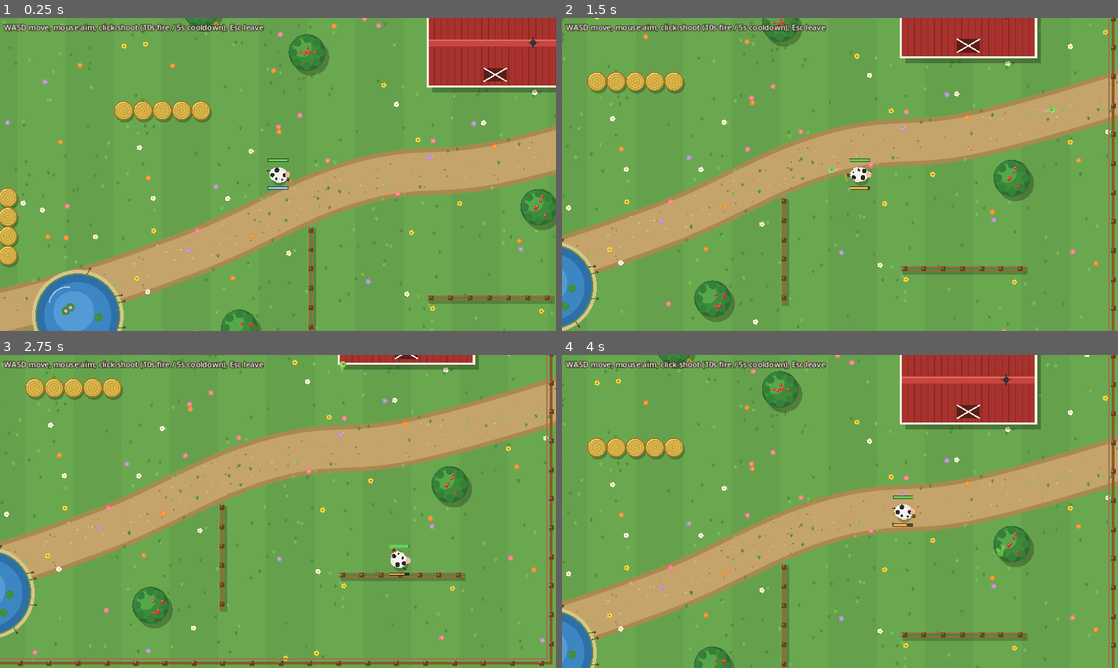
Above: before the commit, frames 1-4 (two rows, left to right).
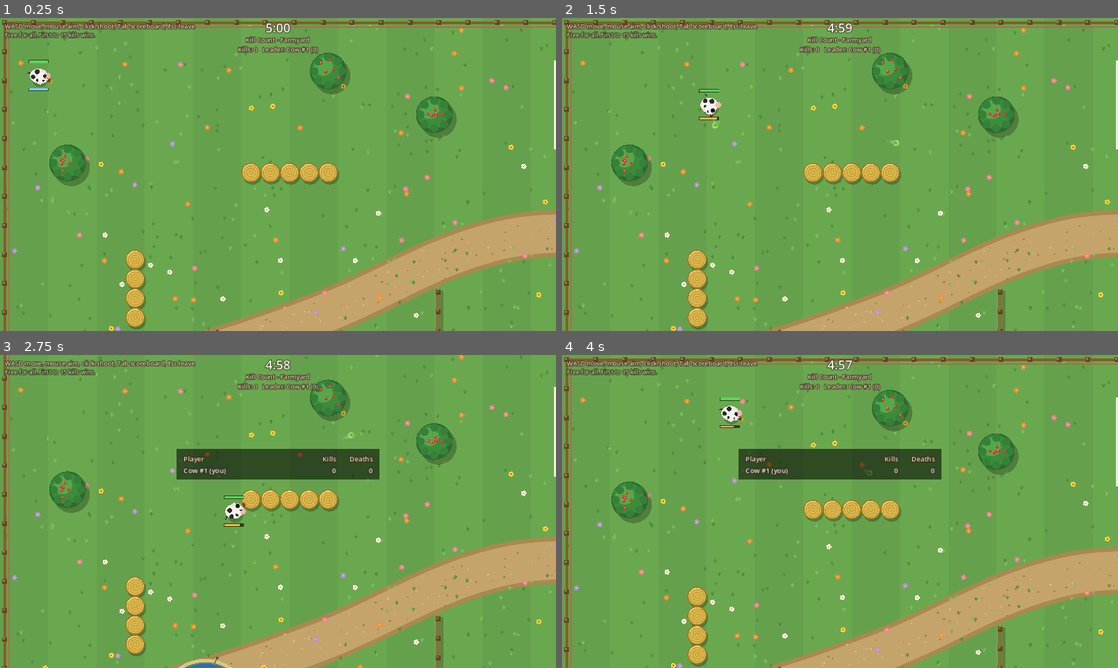
Above: after the commit, the same moments.

Repository: PandaTwoxx/PandaPewPew
Game: Godot game, scene res://scenes/game.tscn
Two runs of this game, one before a commit and one after it. Both use one fixed random seed, a clock stepped at 60 frames per second and the inputs below. This scene is started directly instead of the project's main scene.
Inputs (mouse positions are in pixels of both pictures, inside the frame that each line leads up to):
- Up to frame 1 (0.25 s): no input
- Up to frame 2 (1.5 s): tap Enter at 0.5 s; move the mouse to (962, 158) at 0.52 s; hold D (move_right) 0.53-1.28 s; hold Tab 0.53-1.28 s; click (962, 158) at 0.67 s; move the mouse to (728, 190) at 1.27 s; hold S (move_down) from 1.28 s (still down); tap Tab at 1.35 s; click (728, 190) at 1.42 s
- Up to frame 3 (2.75 s): move the mouse to (333, 442) at 2.02 s; release S (move_down) at 2.03 s; hold D (move_right) from 2.03 s (still down); hold Tab from 2.03 s (still down); click (333, 442) at 2.17 s
- Up to frame 4 (4 s): move the mouse to (812, 574) at 2.77 s; release D (move_right) at 2.78 s; release Tab at 2.78 s; hold W (move_up) 2.78-3.53 s; tap Tab at 2.85 s; click (812, 574) at 2.92 s; move the mouse to (1006, 558) at 3.52 s; hold A (move_left) from 3.53 s (still down); hold Tab from 3.53 s (still down); click (1006, 558) at 3.67 s

The runs differ from the first frame. In frame 1, 41% of the frame differs, in the area x 0-100%, y 0-100%; in frame 2, 39%; in frame 3, 39%; in frame 4, 45%.

Commit message:
feat: server-authoritative respawning, teams and match flow
Replaces client-side take_damage with game.hit_player(); per-player state
(health, team, alive, kills, deaths, flag) is replicated via a server-owned
StateSync so late joiners receive it.

Co-Authored-By: Claude Sonnet 5.5 <noreply@anthropic.com>

Diff:
--- a/scenes/player.tscn
+++ b/scenes/player.tscn
@@ -13,6 +13,29 @@
 properties/1/spawn = true
 properties/1/replication_mode = 1
 
+[sub_resource type="SceneReplicationConfig" id="4"]
+properties/0/path = NodePath(".:health")
+properties/0/spawn = true
+properties/0/replication_mode = 2
+properties/1/path = NodePath(".:team")
+properties/1/spawn = true
+properties/1/replication_mode = 2
+properties/2/path = NodePath(".:alive")
+properties/2/spawn = true
+properties/2/replication_mode = 2
+properties/3/path = NodePath(".:shielded")
+properties/3/spawn = true
+properties/3/replication_mode = 2
+properties/4/path = NodePath(".:carrying")
+properties/4/spawn = true
+properties/4/replication_mode = 2
+properties/5/path = NodePath(".:kills")
+properties/5/spawn = true
+properties/5/replication_mode = 2
+properties/6/path = NodePath(".:deaths")
+properties/6/spawn = true
+properties/6/replication_mode = 2
+
 [node name="Player" type="CharacterBody2D"]
 script = ExtResource("1")
 
@@ -21,3 +44,6 @@
 
 [node name="MultiplayerSynchronizer" type="MultiplayerSynchronizer" parent="."]
 replication_config = SubResource("3")
+
+[node name="StateSync" type="MultiplayerSynchronizer" parent="."]
+replication_config = SubResource("4")
--- a/scripts/bullet.gd
+++ b/scripts/bullet.gd
@@ -67,7 +67,7 @@
 
 func _on_body_entered(body: Node) -> void:
 	if body is CharacterBody2D:
-		if body.name.to_int() == shooter:
+		# The game decides: shooter and teammates are passed through, everyone else absorbs the bullet.
+		if not get_parent().get_parent().hit_player(body, shooter, DAMAGE):
 			return
-		body.take_damage.rpc(DAMAGE)
 	queue_free()
--- a/scripts/game.gd
+++ b/scripts/game.gd
@@ -1,12 +1,31 @@
 extends Node2D
-## Arena. The server spawns players and bullets; MultiplayerSpawners replicate them.
+## Arena. The server runs the match (spawning, damage, respawns, mode rules); MultiplayerSpawners
+## and the replicated MatchState carry the results to clients. Map and mode come from Net on the
+## server and are sent to each client when it joins.
 
 const PLAYER_SCENE := preload("res://scenes/player.tscn")
 const BULLET_SCENE := preload("res://scenes/bullet.tscn")
-const ARENA := Rect2(0, 0, 1600, 900)
 const SPLAT := preload("res://scripts/splat.gd")
-
-var _blocked: Array[Rect2] = []
+const MapDefs := preload("res://scripts/map_defs.gd")
+const ModeDefs := preload("res://scripts/mode_defs.gd")
+const MatchStateScript := preload("res://scripts/match_state.gd")
+const Objectives := preload("res://scripts/objectives.gd")
+const Hud := preload("res://scripts/hud.gd")
+
+const RESPAWN_DELAY := 3.0
+const SPAWN_SHIELD := 2.0
+const END_DELAY := 8.0  ## seconds the result is shown before the next match starts
+
+var map_id := ""
+var mode_id := ""
+var map := {}
+var arena := Rect2(0, 0, 1600, 900)
+var state: Node
+var mode: RefCounted  ## server only
+var hud: CanvasLayer
+
+var _time_left := 0.0
+var _end_left := 0.0
 
 @onready var players: Node2D = $Players
 @onready var bullets: Node2D = $Bullets
@@ -19,18 +38,26 @@
 	player_spawner.spawn_function = _make_player
 	bullet_spawner.spawn_function = _make_bullet
 	RenderingServer.set_default_clear_color(Color("#4a7c3a"))
-	_build_field()
-	_build_walls()
-	_build_hud()
+
+	state = MatchStateScript.new()
+	state.name = "MatchState"
+	add_child(state)
+	hud = Hud.new()
+	hud.game = self
+	add_child(hud)
 	multiplayer.server_disconnected.connect(_to_menu)
 
 	if multiplayer.is_server():
+		# Clients only receive match state once they have told us their scene is ready.
+		state.sync.public_visibility = false
 		multiplayer.peer_disconnected.connect(_remove_player)
+		_load_map(Net.map_id, Net.mode_id)
+		_start_match()
 		if not Net.dedicated:
 			_add_player(1)
 	else:
-		# Ask for a player only once this scene exists, so the spawn path resolves.
-		_request_spawn.rpc_id(1)
+		# Ask to join only once this scene exists, so the spawn path resolves.
+		_request_join.rpc_id(1)
 
 
 func _unhandled_input(event: InputEvent) -> void:
@@ -43,37 +70,202 @@
 	get_tree().change_scene_to_file(Net.MENU_SCENE)
 
 
+func _physics_process(delta: float) -> void:
+	if not multiplayer.is_server() or mode == null:
+		return
+	if state.phase == state.PLAYING:
+		_time_left -= delta
+		state.time_left = maxi(ceili(_time_left), 0)
+		if _time_left <= 0.0:
+			mode.on_time_up()
+		else:
+			mode.tick(delta)
+	else:
+		_end_left -= delta
+		if _end_left <= 0.0:
+			_start_match()
+
+
+# --- Joining -----------------------------------------------------------------
+
 @rpc("any_peer", "reliable")
-func _request_spawn() -> void:
-	if multiplayer.is_server():
-		_add_player(multiplayer.get_remote_sender_id())
+func _request_join() -> void:
+	if not multiplayer.is_server():
+		return
+	var id := multiplayer.get_remote_sender_id()
+	_init_client.rpc_id(id, map_id, mode_id)
+	state.sync.set_visibility_for(id, true)
+	_add_player(id)
+
+
+@rpc("authority", "reliable")
+func _init_client(new_map: String, new_mode: String) -> void:
+	_load_map(new_map, new_mode)
 
 
 func _add_player(id: int) -> void:
 	if players.has_node(str(id)):
 		return
-	player_spawner.spawn({"id": id, "pos": random_spawn_point()})
+	var team := _next_team()
+	player_spawner.spawn({"id": id, "pos": pick_spawn(team, id), "team": team})
 
 
 func _remove_player(id: int) -> void:
 	var p := players.get_node_or_null(str(id))
 	if p:
+		if mode:
+			mode.on_player_removed(p)
 		p.queue_free()
 
 
-func random_spawn_point() -> Vector2:
-	var p := Vector2.ZERO
-	for i in 30:
-		p = Vector2(randf_range(100, ARENA.size.x - 100), randf_range(100, ARENA.size.y - 100))
-		var ok := true
-		for r in _blocked:
-			if r.grow(30).has_point(p):
-				ok = false
-				break
-		if ok:
-			break
+## Smaller team gets the next player (random on ties); -1 in free-for-all modes.
+func _next_team() -> int:
+	if not ModeDefs.uses_teams(mode_id):
+		return -1
+	var counts := [0, 0]
+	for p in players_list():
+		if p.team >= 0:
+			counts[p.team] += 1
+	if counts[0] == counts[1]:
+		return randi() % 2
+	return 0 if counts[0] < counts[1] else 1
+
+
+func _make_player(data: Dictionary) -> Node:
+	var p := PLAYER_SCENE.instantiate()
+	p.name = str(data.id)
+	p.position = data.pos
+	p.team = data.team
 	return p
 
+
+# --- Match flow (server) -----------------------------------------------------
+
+func _start_match() -> void:
+	mode = ModeDefs.create(mode_id, self)
+	mode.setup()
+	_time_left = mode.time_limit
+	_end_left = 0.0
+	state.time_left = ceili(_time_left)
+	state.winner = -1
+	state.phase = state.PLAYING
+	for p in players_list():
+		p.kills = 0
+		p.deaths = 0
+		p.carrying = false
+		_respawn(p)
+
+
+## winner: team index (team modes) or peer id (free-for-all); -2 = draw.
+func end_match(winner: int) -> void:
+	if state.phase == state.ENDED:
+		return
+	state.winner = winner
+	state.phase = state.ENDED
+	_end_left = END_DELAY
+
+
+## Server: applies a bullet hit. Returns false when the bullet should pass through
+## (the shooter themself or a teammate), true when it is absorbed.
+func hit_player(victim: Node, shooter_id: int, amount: int) -> bool:
+	if victim.name.to_int() == shooter_id:
+		return false
+	var shooter := get_player(shooter_id)
+	if shooter and victim.team >= 0 and shooter.team == victim.team:
+		return false
+	if not victim.alive or victim.shielded or state.phase != state.PLAYING:
+		return true
+	victim.health -= amount
+	if victim.health <= 0:
+		_kill(victim, shooter)
+	return true
+
+
+func _kill(victim: Node, killer: Node) -> void:
+	victim.health = 0
+	victim.alive = false
+	victim.deaths += 1
+	if killer:
+		killer.kills += 1
+	mode.on_kill(victim, killer)
+	announce("%s eliminated %s" % [killer.display_name() if killer else "Someone", victim.display_name()],
+		killer.team if killer else -1)
+	get_tree().create_timer(RESPAWN_DELAY).timeout.connect(_respawn_id.bind(victim.name.to_int()))
+
+
+func _respawn_id(id: int) -> void:
+	var p := get_player(id)
+	if p and not p.alive and state.phase == state.PLAYING:
+		_respawn(p)
+
+
+func _respawn(p: Node) -> void:
+	var pos := pick_spawn(p.team, p.name.to_int())
+	p.health = p.MAX_HEALTH
+	p.alive = true
+	p.shielded = true
+	p.position = pos
+	p.reset_gun()
+	p.respawn_at.rpc_id(p.name.to_int(), pos)
+	get_tree().create_timer(SPAWN_SHIELD).timeout.connect(_drop_shield.bind(p.name.to_int()))
+
+
+func _drop_shield(id: int) -> void:
+	var p := get_player(id)
+	if p:
+		p.shielded = false
+
+
+## Picks the team spawn farthest from living enemies (any spawn in free-for-all).
+func pick_spawn(team: int, for_id: int = 0) -> Vector2:
+	var spawns: Array = map.spawns
+	var pts: Array = Array(spawns[team]) if team >= 0 else Array(spawns[0]) + Array(spawns[1])
+	var threats: Array[Vector2] = []
+	for p in players_list():
+		if p.alive and p.name.to_int() != for_id and (team < 0 or p.team != team):
+			threats.append(p.global_position)
+	var best: Vector2 = pts[randi() % pts.size()]
+	var best_d := -1.0
+	for pt in pts:
+		var d := INF
+		for t in threats:
+			d = minf(d, pt.distance_to(t))
+		d += randf() * 150.0  # break ties and avoid always using the same spot
+		if d > best_d:
+			best_d = d
+			best = pt
+	return best
+
+
+# --- Queries -----------------------------------------------------------------
+
+func players_list() -> Array:
+	return players.get_children()
+
+
+func get_player(id: int) -> Node:
+	return players.get_node_or_null(str(id))
+
+
+func local_player() -> Node:
+	return get_player(multiplayer.get_unique_id())
+
+
+func team_name(team: int) -> String:
+	return ModeDefs.TEAM_NAMES[team]
+
+
+## Server: shows `text` in every peer's feed, tinted with `team`'s colour (-1 = white).
+func announce(text: String, team: int = -1) -> void:
+	_announce.rpc(text, team)
+
+
+@rpc("authority", "call_local", "reliable")
+func _announce(text: String, team: int) -> void:
+	hud.push_feed(text, ModeDefs.team_color(team))
+
+
+# --- Spawning / world --------------------------------------------------------
 
 func splat(pos: Vector2, color: Color) -> void:
 	var s := Node2D.new()
@@ -83,13 +275,6 @@
 	add_child(s)
 
 
-func _make_player(data: Dictionary) -> Node:
-	var p := PLAYER_SCENE.instantiate()
-	p.name = str(data.id)
-	p.position = data.pos
-	return p
-
-
 ## Server-only: fire a bullet from `pos` along `dir`.
 func spawn_bullet(pos: Vector2, dir: Vector2, shooter: int) -> void:
 	bullet_spawner.spawn({"pos": pos, "dir": dir, "shooter": shooter})
@@ -103,9 +288,29 @@
 	return b
 
 
+func _load_map(new_map: String, new_mode: String) -> void:
+	if not map.is_empty():
+		return
+	map_id = new_map if MapDefs.has_map(new_map) else MapDefs.ORDER[0]
+	mode_id = new_mode if ModeDefs.has_mode(new_mode) else ModeDefs.ORDER[0]
+	map = MapDefs.get_map(map_id)
+	arena = Rect2(Vector2.ZERO, map.size)
+	_build_field()
+	_build_walls()
+	for layer in ["ground", "air"]:
+		var o := Objectives.new()
+		o.game = self
+		o.layer = layer
+		add_child(o)
+	for p in players_list():
+		p.apply_arena()
+
+
 func _build_field() -> void:
 	var f := Node2D.new()
 	f.set_script(preload("res://scripts/field.gd"))
+	f.size = arena.size
+	f.theme_def = map.theme
 	add_child(f)
 
 
@@ -113,20 +318,14 @@
 	var t := 20.0
 	# Invisible boundary colliders just outside the visible fence.
 	for r in [
-		Rect2(-t, -t, ARENA.size.x + 2 * t, t + 8),
-		Rect2(-t, ARENA.size.y - 8, ARENA.size.x + 2 * t, t + 8),
-		Rect2(-t, 0, t + 8, ARENA.size.y),
-		Rect2(ARENA.size.x - 8, 0, t + 8, ARENA.size.y),
+		Rect2(-t, -t, arena.size.x + 2 * t, t + 8),
+		Rect2(-t, arena.size.y - 8, arena.size.x + 2 * t, t + 8),
+		Rect2(-t, 0, t + 8, arena.size.y),
+		Rect2(arena.size.x - 8, 0, t + 8, arena.size.y),
 	]:
 		_add_prop("wall", r)
-	_add_prop("barn", Rect2(1150, 90, 280, 180))
-	_add_prop("hay", Rect2(500, 300, 200, 40))
-	_add_prop("hay", Rect2(260, 480, 40, 160))
-	_add_prop("fence", Rect2(900, 560, 16, 220))
-	_add_prop("fence", Rect2(1150, 700, 260, 16))
-	_add_prop("pond", Rect2(340, 660, 170, 170))
-	for c in [Vector2(900, 200), Vector2(1380, 520), Vector2(140, 300), Vector2(760, 770), Vector2(680, 110)]:
-		_add_prop("tree", Rect2(c - Vector2(38, 38), Vector2(76, 76)))
+	for prop in map.props:
+		_add_prop(prop[0], prop[1])
 
 
 func _add_prop(kind: String, rect: Rect2) -> void:
@@ -134,18 +333,3 @@
 	p.set_script(preload("res://scripts/prop.gd"))
 	p.setup(kind, rect)
 	add_child(p)
-	if kind != "wall":
-		_blocked.append(rect)
-
-
-func _build_hud() -> void:
-	var layer := CanvasLayer.new()
-	var label := Label.new()
-	label.position = Vector2(8, 8)
-	label.add_theme_color_override("font_outline_color", Color("#2b1d0e"))
-	label.add_theme_constant_override("outline_size", 6)
-	label.add_theme_font_size_override("font_size", 16)
-	label.text = "WASD move, mouse aim, click shoot (10s fire / 5s cooldown), Esc leave" + (
-		"  [dedicated server]" if Net.dedicated else "")
-	layer.add_child(label)
-	add_child(layer)
--- a/scripts/player.gd
+++ b/scripts/player.gd
@@ -7,9 +7,21 @@
 const FIRE_COOLDOWN := 0.25
 const ROUND_TIME := 10.0     # seconds the gun may fire once a round starts
 const GUN_COOLDOWN := 5.0    # seconds it is locked after the round ends
+const SPECIES := ["Pig", "Cow", "Sheep", "Chicken"]
+const ModeDefs := preload("res://scripts/mode_defs.gd")
+const Objectives := preload("res://scripts/objectives.gd")
 
 var aim_angle := 0.0
+# Server-owned state, replicated by StateSync (authority = server) and sent to late joiners on spawn.
 var health := MAX_HEALTH
+var team := -1  # -1 = free-for-all
+var alive := true: set = _set_alive
+var shielded := false  # spawn protection
+var carrying := false  # holding the enemy flag (CTF)
+var kills := 0
+var deaths := 0
+
+var died_at := 0.0  # local time this peer saw us die (drives the respawn countdown)
 var _last_shot := 0.0
 var _round_start := -1.0  # when the current firing round began (-1 = none); server + owner track it
 
@@ -17,21 +29,71 @@
 func _enter_tree() -> void:
 	# Node name is the owning peer id (set by the spawn function).
 	set_multiplayer_authority(name.to_int())
+	$StateSync.set_multiplayer_authority(1)
 
 
 func _ready() -> void:
+	_set_alive(alive)
 	if is_multiplayer_authority() and not Net.dedicated:
 		var cam := Camera2D.new()
+		cam.name = "Camera"
 		add_child(cam)
 		cam.make_current()
 		cam.limit_left = 0
 		cam.limit_top = 0
-		cam.limit_right = 1600
-		cam.limit_bottom = 900
+		apply_arena()
+
+
+func _game() -> Node:
+	return get_parent().get_parent()
+
+
+## Camera limits follow the map, which may load after this player spawns.
+func apply_arena() -> void:
+	var cam := get_node_or_null("Camera") as Camera2D
+	if cam:
+		cam.limit_right = int(_game().arena.size.x)
+		cam.limit_bottom = int(_game().arena.size.y)
+
+
+func display_name() -> String:
+	return "%s #%d" % [SPECIES[name.to_int() % 4], name.to_int() % 1000]
+
+
+func _can_act() -> bool:
+	return alive and _game().state.phase == _game().state.PLAYING
+
+
+func _set_alive(v: bool) -> void:
+	if alive and not v:
+		died_at = _now()
+	alive = v
+	var shape := get_node_or_null("CollisionShape2D") as CollisionShape2D
+	if shape:
+		shape.set_deferred("disabled", not v)  # bullets and bodies pass through the dead
+
+
+func reset_gun() -> void:
+	_round_start = -1.0
+	_last_shot = 0.0
+
+
+## Server -> owner: teleport to a freshly picked spawn point (position is owner-authoritative).
+@rpc("any_peer", "call_local", "reliable")
+func respawn_at(pos: Vector2) -> void:
+	var sender := multiplayer.get_remote_sender_id()
+	if sender != 0 and sender != 1:
+		return
+	position = pos
+	velocity = Vector2.ZERO
+	reset_gun()
 
 
 func _physics_process(_delta: float) -> void:
 	if not is_multiplayer_authority():
+		return
+	if not _can_act():
+		velocity = Vector2.ZERO
 		return
 	velocity = Input.get_vector("move_left", "move_right", "move_up", "move_down") * SPEED
 	move_and_slide()
@@ -58,7 +120,7 @@
 func _process(_delta: float) -> void:
 	queue_redraw()
 	if is_multiplayer_authority() and Input.is_mouse_button_pressed(MOUSE_BUTTON_LEFT) \
-			and _gun_phase() != 2:
+			and _can_act() and _gun_phase() != 2:
 		shoot.rpc_id(1, Vector2.from_angle(aim_angle))
 
 
@@ -77,7 +139,7 @@
 	if sender != 0 and sender != name.to_int():
 		return
 	var now := _now()
-	if now - _last_shot < FIRE_COOLDOWN or dir.length() < 0.5:
+	if now - _last_shot < FIRE_COOLDOWN or dir.length() < 0.5 or not _can_act():
 		return
 	var phase := _gun_phase()
 	if phase == 2:
@@ -87,21 +149,8 @@
 		if name.to_int() != 1:
 			_round_started.rpc_id(name.to_int())
 	_last_shot = now
-	get_parent().get_parent().spawn_bullet(
+	_game().spawn_bullet(
 		global_position + dir.normalized() * 24, dir.normalized(), name.to_int())
-
-
-## Called by the server (via rpc) on every peer to apply damage.
-@rpc("any_peer", "call_local", "reliable")
-func take_damage(amount: int) -> void:
-	var sender := multiplayer.get_remote_sender_id()
-	if sender != 0 and sender != 1:
-		return
-	health -= amount
-	if health <= 0:
-		health = MAX_HEALTH
-		if is_multiplayer_authority():
-			position = get_parent().get_parent().random_spawn_point()
 
 
 func _ellipse(c: Vector2, rx: float, ry: float, color: Color) -> void:
@@ -116,7 +165,20 @@
 		draw_circle(Vector2(x + 0.6, spread * s - 0.6), r * 0.35, Color.WHITE)
 
 
+func _draw_grave() -> void:
+	draw_set_transform(Vector2.ZERO, 0)
+	var col := ModeDefs.team_color(team) if team >= 0 else Color("#9aa0a6")
+	draw_rect(Rect2(-9, -8, 18, 18), Color("#8d9399"))
+	draw_circle(Vector2(0, -8), 9, Color("#8d9399"))
+	draw_rect(Rect2(-9, 8, 18, 3), col)
+	draw_line(Vector2(0, -12), Vector2(0, 2), Color("#5b6065"), 2.0)
+	draw_line(Vector2(-4, -7), Vector2(4, -7), Color("#5b6065"), 2.0)
+
+
 func _draw() -> void:
+	if not alive:
+		_draw_grave()
+		return
 	var species := name.to_int() % 4
 	draw_set_transform(Vector2.ZERO, 0)
 	draw_circle(Vector2(3, 6), 17, Color(0, 0, 0, 0.22))
@@ -127,6 +189,13 @@
 		2: _draw_sheep()
 		3: _draw_chicken()
 	draw_set_transform(Vector2.ZERO, 0)
+	if team >= 0:
+		draw_arc(Vector2.ZERO, 21, 0, TAU, 32, ModeDefs.team_color(team), 3.0)
+	if shielded:
+		var pulse := 0.5 + 0.5 * sin(_now() * 10.0)
+		draw_arc(Vector2.ZERO, 26, 0, TAU, 32, Color(0.6, 0.9, 1.0, 0.45 + 0.4 * pulse), 3.0)
+	if carrying:
+		Objectives.draw_flag(self, Vector2(22, -6), ModeDefs.team_color(1 - team), 0.8)
 	var w := 40.0
 	draw_rect(Rect2(-w / 2 - 1, -33, w + 2, 7), Color(0, 0, 0, 0.6))
 	var frac := clampf(float(health) / MAX_HEALTH, 0, 1)
Not shown: 1 places in scenes/player.tscn that only renumber resources
